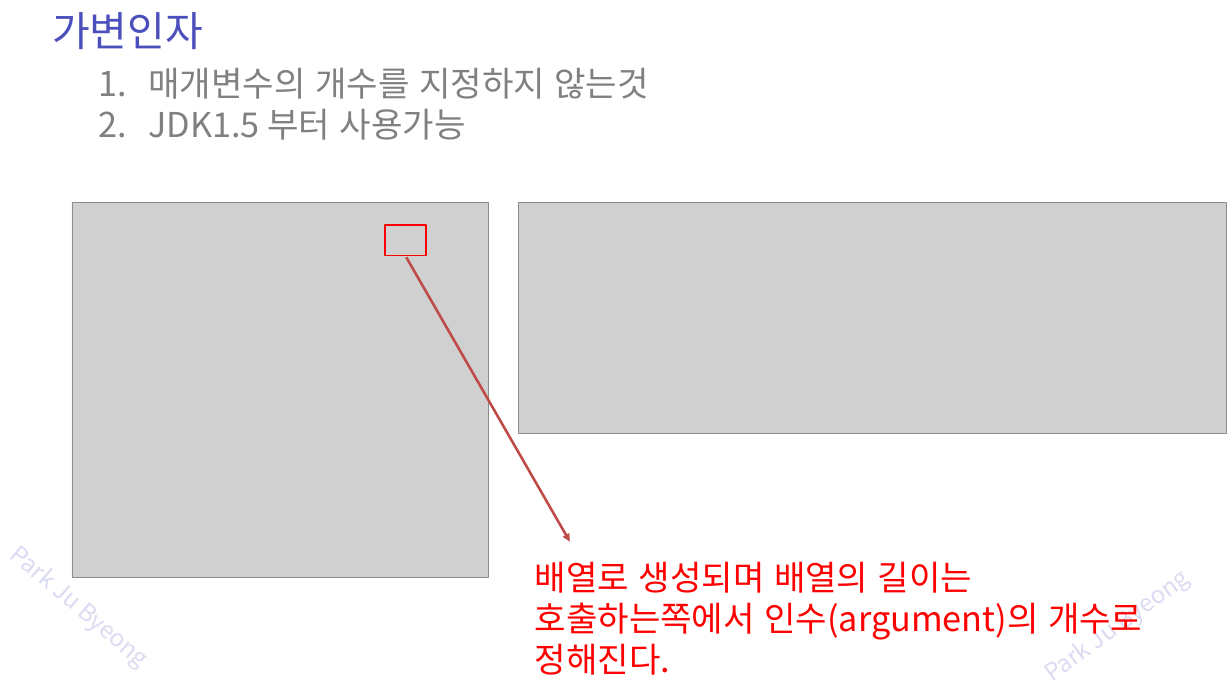
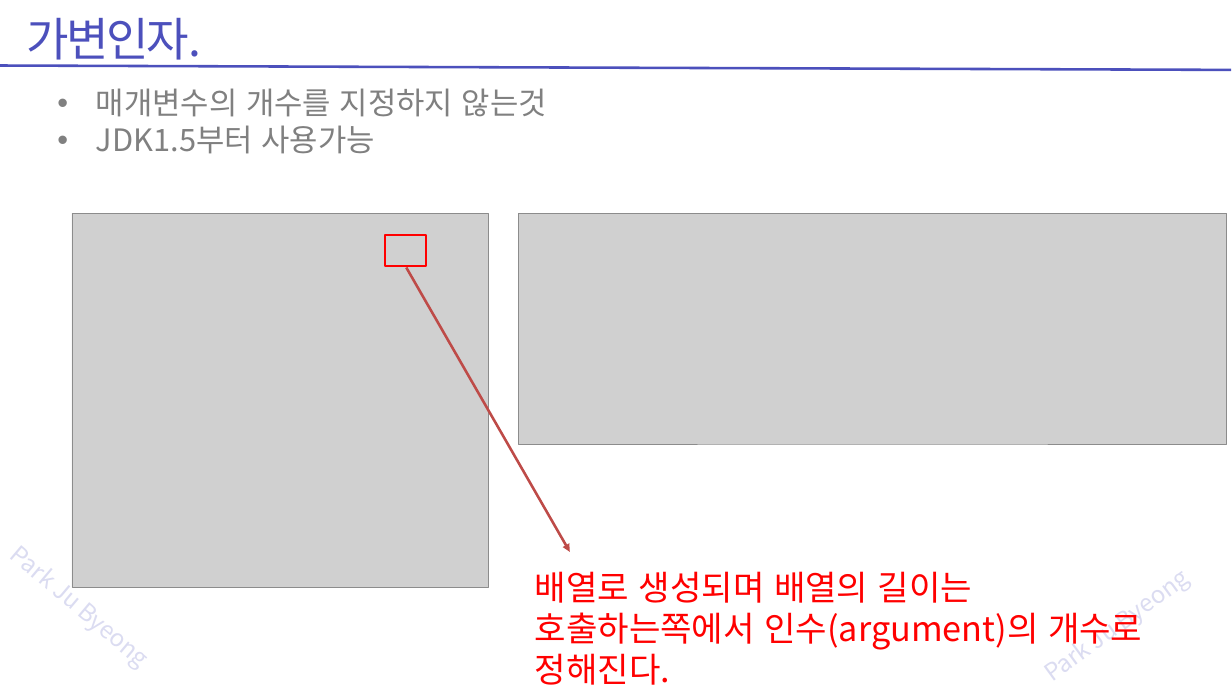
Before and after one commit to zest132/JavaLecture, a slide deck: slide 55 of JavaLecture/LectureFile/java 6강 객체지향.pptx (slide 53 before the commit). Drawn at 1232x693 pixels with LibreOffice and Linux fonts; fonts in the diff are those of the drawing; grey boxes stand for pictures. Boxes give left, top, right and bottom in pixels: in the first picture for what was removed or moved away, otherwise in the second. Text is boxed around its words. In the diff, an @@ line names an element or a change of style, - is before the commit and + after.

```diff
--- a/JavaLecture/LectureFile/java 6강 객체지향.pptx
+++ b/JavaLecture/LectureFile/java 6강 객체지향.pptx
@@ text at (27, 18, 202, 68): text changed; size 48 to 54 pt @@
-가변인자
+가변인자.
@@ line added from (1231, 70) to (0, 65), #4C50BC 3 pt @@
@@ text "매개변수의 개수를 지정하지 않는것": place and size @@
-text "매개변수의 개수를 지정하지 않는것" at (148, 68, 649, 140)
+text "매개변수의 개수를 지정하지 않는것" at (96, 88, 547, 154)
@@ text at (96, 88, 547, 117): size 40 to 36 pt in "매개변수의 개수를 지정하지 않는것"; bullet 1. to • @@
@@ text at (96, 125, 374, 154): text changed; size 40 to 36 pt @@
-2. JDK1.5 부터 사용가능
+• JDK1.5부터 사용가능
@@ 2 pictures, 1 text, 1 arrow, 1 rectangle: place and size @@
-2 pictures, 1 text, 1 arrow, 1 rectangle at (72, 203, 1227, 675)
+2 pictures, 1 text, 1 arrow, 1 rectangle at (72, 213, 1227, 685)
```
Also in this commit, not shown: 26 other slides changed, 6 slides added, 3 slides removed, 3 other files.
